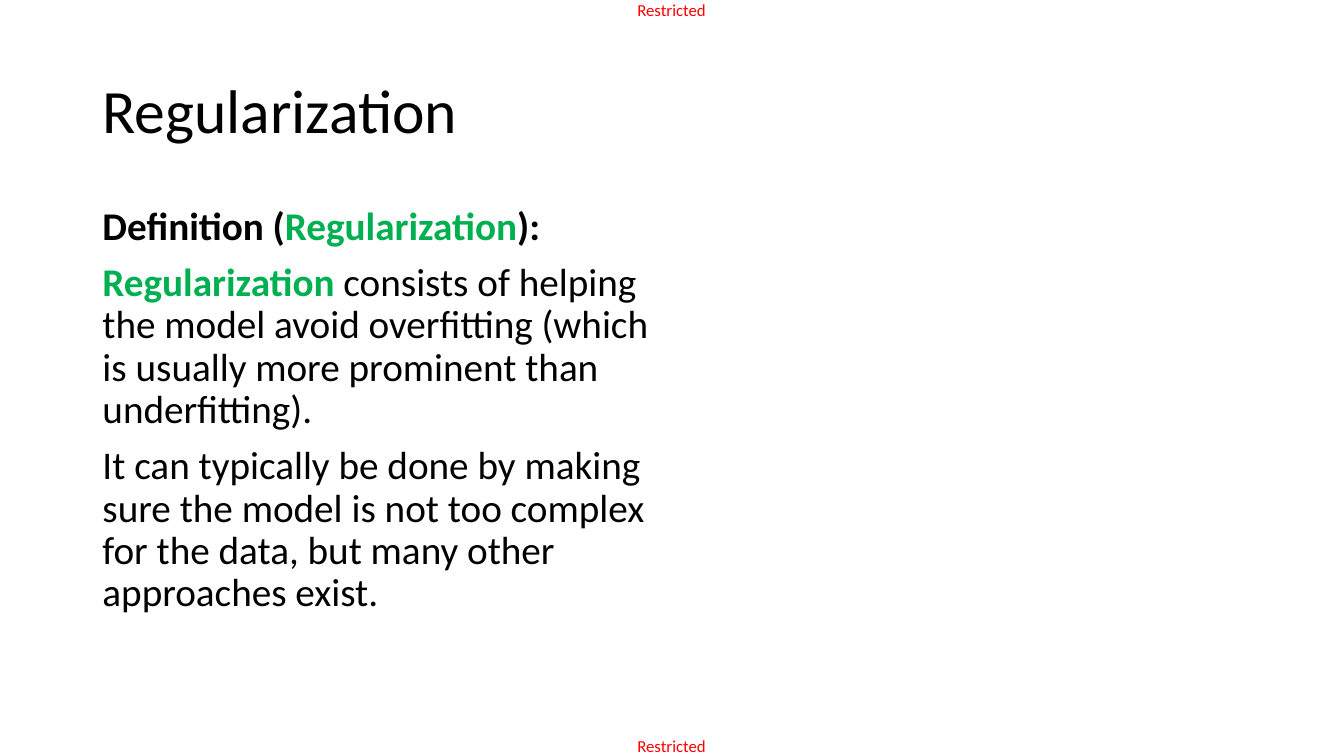
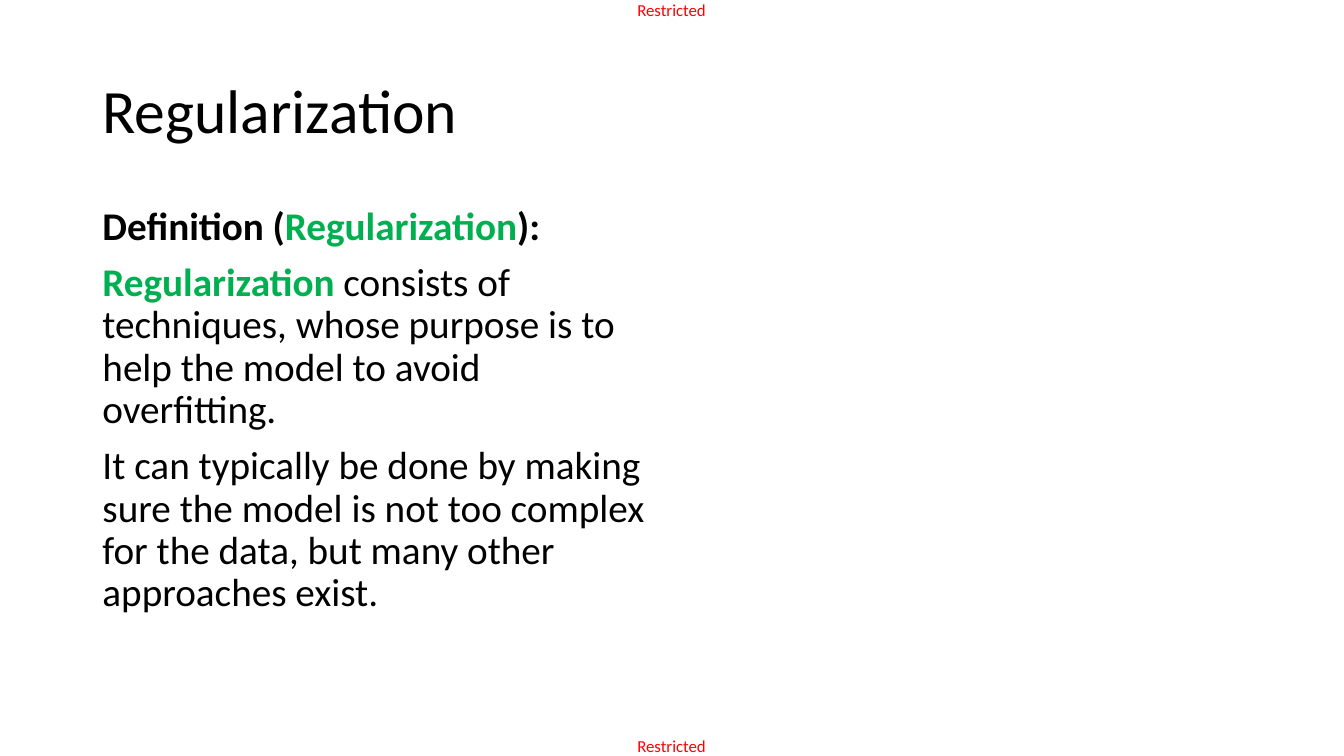
Before and after one commit to matthieudemari/SUTD_DL_50_039, a slide deck: slide 39 of W1/2. W1S2 final/W1S2.pptx (slide 37 before the commit). Drawn at 1344x756 pixels with LibreOffice and Linux fonts; fonts in the diff are those of the drawing; grey boxes stand for pictures. Boxes give left, top, right and bottom in pixels: in the first picture for what was removed or moved away, otherwise in the second. Text is boxed around its words. In the diff, an @@ line names an element or a change of style, - is before the commit and + after.

```diff
--- a/W1/2. W1S2 final/W1S2.pptx
+++ b/W1/2. W1S2 final/W1S2.pptx
@@ text at [102,268,614,430]: text changed @@
-Regularization consists of helping the model avoid overfitting (which is usually more prominent than underfitting).
+Regularization consists of techniques, whose purpose is to help the model to avoid overfitting.
```
Also in this commit, not shown: 8 other slides changed, 3 slides added, 1 slide removed, 4 other files.
